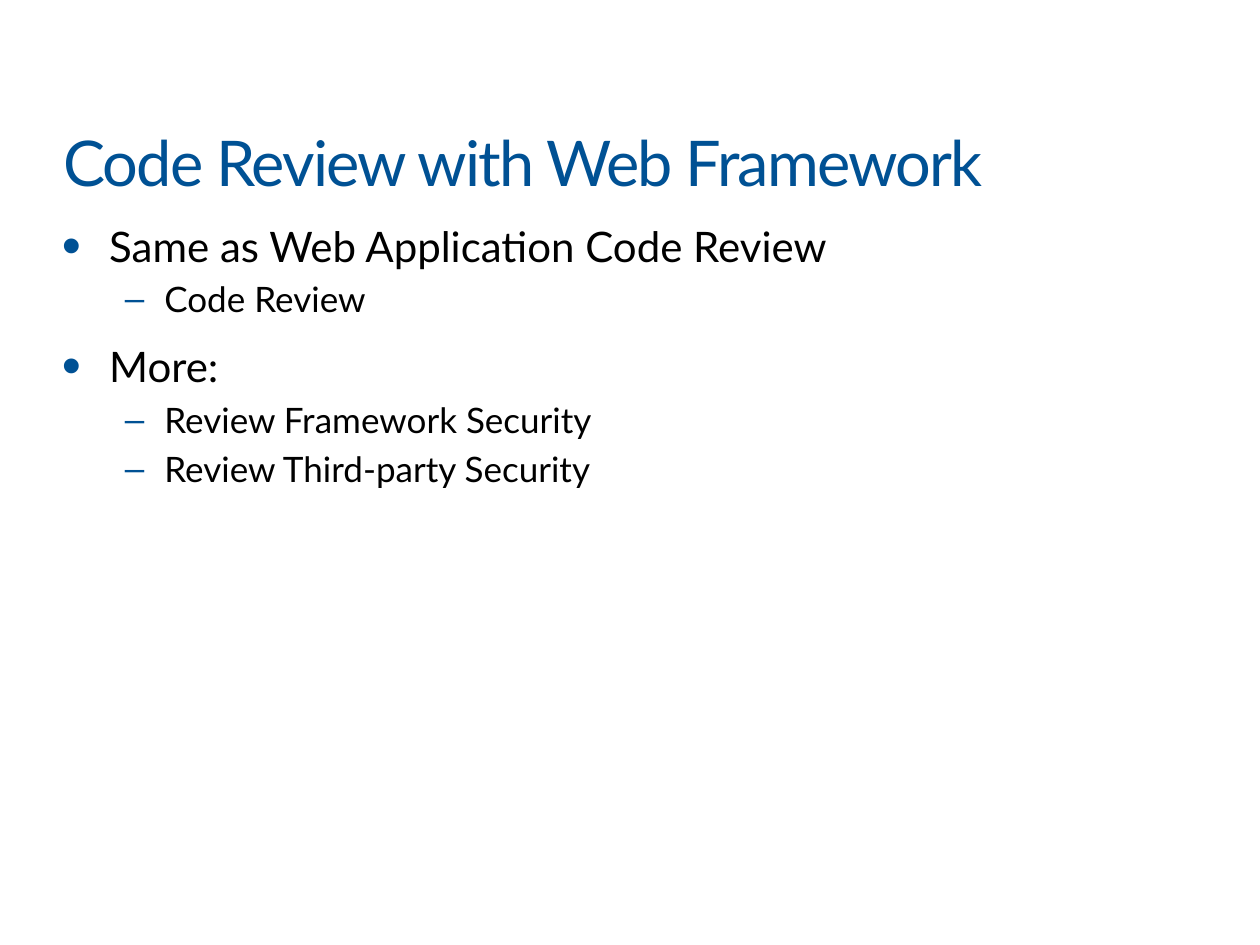
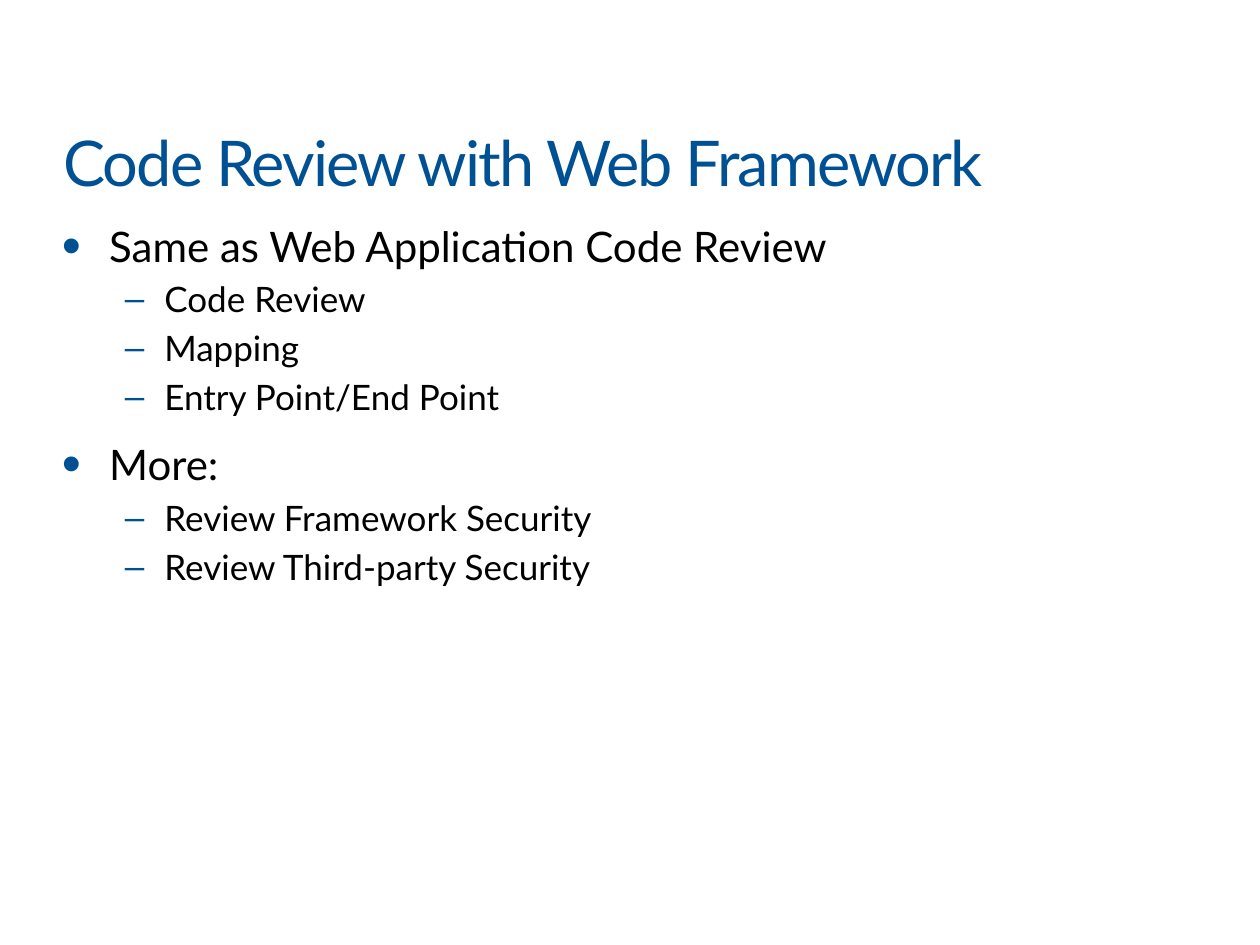
Before and after one commit to khanhnnvn/Mine, a slide deck: slide 11 of xmind/Slide For VIB/VIB_Part4.pptx. Drawn at 1260x945 pixels with LibreOffice and Linux fonts; fonts in the diff are those of the drawing; background and template pictures are left out. Boxes give left, top, right and bottom in pixels: in the first picture for what was removed or moved away, otherwise in the second. Text is boxed around its words. In the diff, an @@ line names an element or a change of style, - is before the commit and + after.

```diff
--- a/xmind/Slide For VIB/VIB_Part4.pptx
+++ b/xmind/Slide For VIB/VIB_Part4.pptx
@@ text at (164, 335, 499, 416): paragraphs added @@
+  – Mapping
+  – Entry Point/End Point
```
Also in this commit, not shown: 2 other files.
